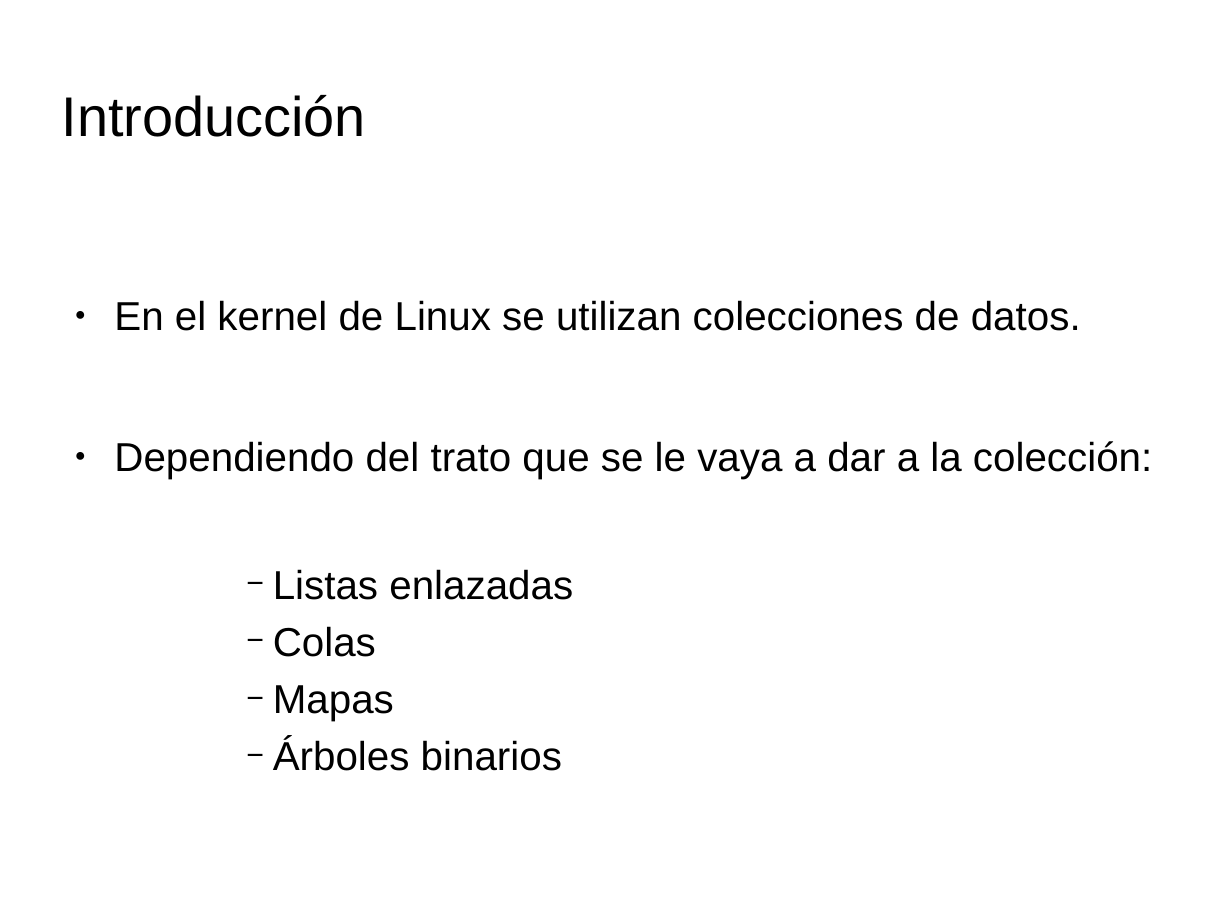
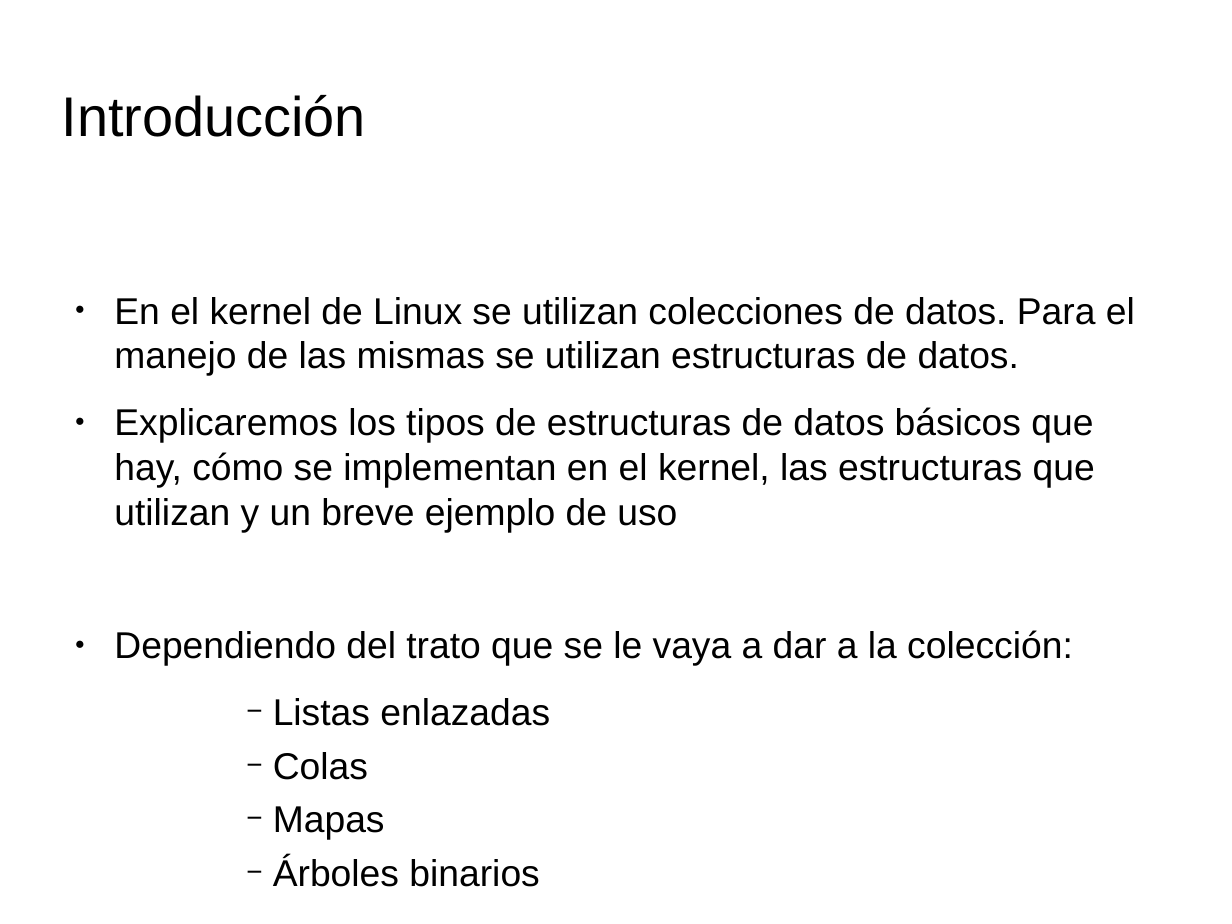
Before and after one commit to tombe85/lin, a slide deck: slide 2 of presentacion/EstructurasDeDatosKernelMigVersion.odp. Drawn at 1232x924 pixels with LibreOffice and Linux fonts; fonts in the diff are those of the drawing; background and template pictures are left out. Boxes give left, top, right and bottom in pixels: in the first picture for what was removed or moved away, otherwise in the second. Text is boxed around its words. In the diff, an @@ line names an element or a change of style, - is before the commit and + after.

```diff
--- a/presentacion/EstructurasDeDatosKernelMigVersion.odp
+++ b/presentacion/EstructurasDeDatosKernelMigVersion.odp
@@ text at [114, 297, 1135, 533]: text changed; size 26 to 24.1 pt @@
-● En el kernel de Linux se utilizan colecciones de datos.
+● En el kernel de Linux se utilizan colecciones de datos. Para el manejo de las mismas se utilizan estructuras de datos.
+● Explicaremos los tipos de estructuras de datos básicos que hay, cómo se implementan en el kernel, las estructuras que utilizan y un breve ejemplo de uso
@@ text at [114, 630, 1073, 726]: size 26 to 24.1 pt in "Dependiendo del trato que se le vaya ...", "Listas enlazadas", "Colas", "Mapas" and 1 more places @@
```
Also in this commit, not shown: 3 other slides changed, 10 slides added, 1 other file.
